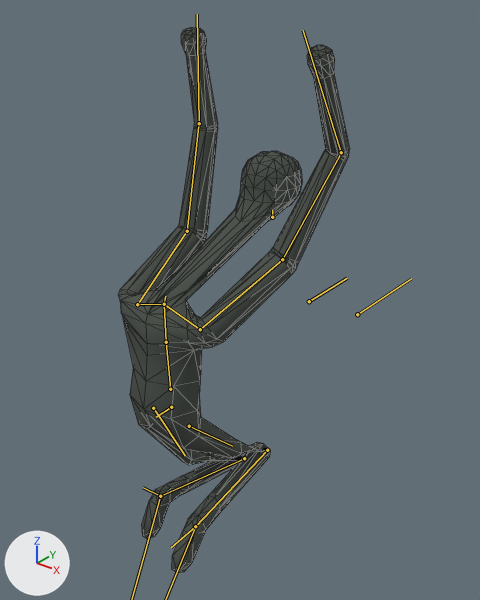
A saved change to the glTF model imports/Models/enemy_cracking_door.gltf.
One viewpoint serves both versions: a 50 mm camera at (5.7, -5.64, 7.82) aimed at (0.19, 1.26, 3.55). The lights are fixed; the arrows at lower left show +X, +Y and +Z. Both versions are drawn at frame 26 of the action 'passing'; the numbers are the values there. The bones that bend it are drawn over the model as lines. Mesh edges are drawn as thin lines.

In view in the first picture: 'Body'.
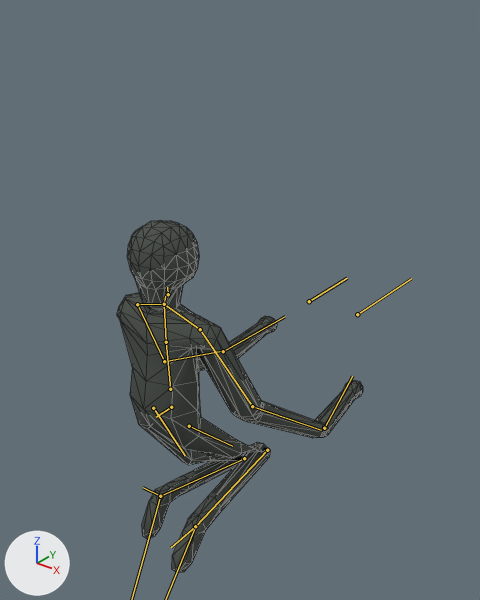
Pixel boxes [x1, y1, x2, y2] of what changed, in the pictures (480 x 600 px):
'Body', posed (6% wider, 35% shorter): before [118, 27, 349, 573]; after [117, 220, 363, 573]
bone 'Head', root to tip: before (272, 217) to (272, 210); after (168, 294) to (167, 287)
bone 'Arm1L', root to tip: before (137, 304) to (187, 231); after (137, 304) to (164, 361)
bone 'Arm1R', root to tip: before (200, 329) to (282, 259); after (200, 329) to (252, 406)

The edits, one by one:
Bone 'Head' (bone_head) moves from (0.0, 0.47, 2.36) to (0.0, 0.01, 0.05).
Bone 'Arm1L' (bone_arm1l) turns from (92, -28, -8) to (96, 66, 8) degrees about its own x, y and z.
Bone 'Arm1R' (bone_arm1r) turns from (73, 31, 0) to (104, -69, -32) degrees about its own x, y and z.
